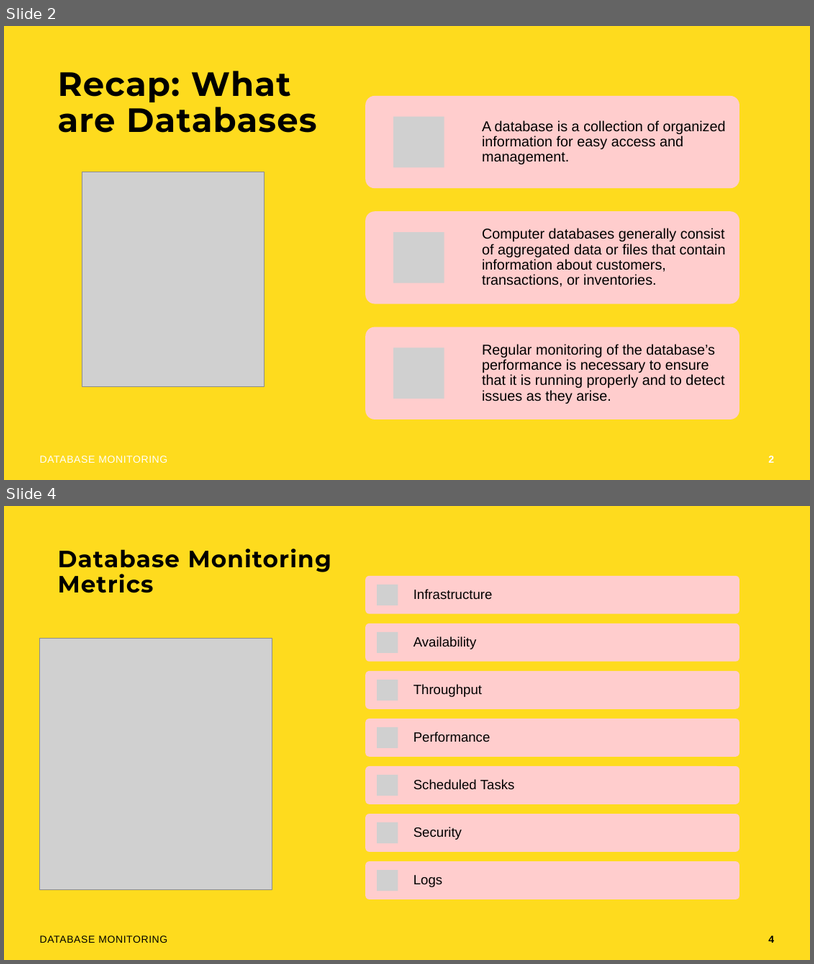
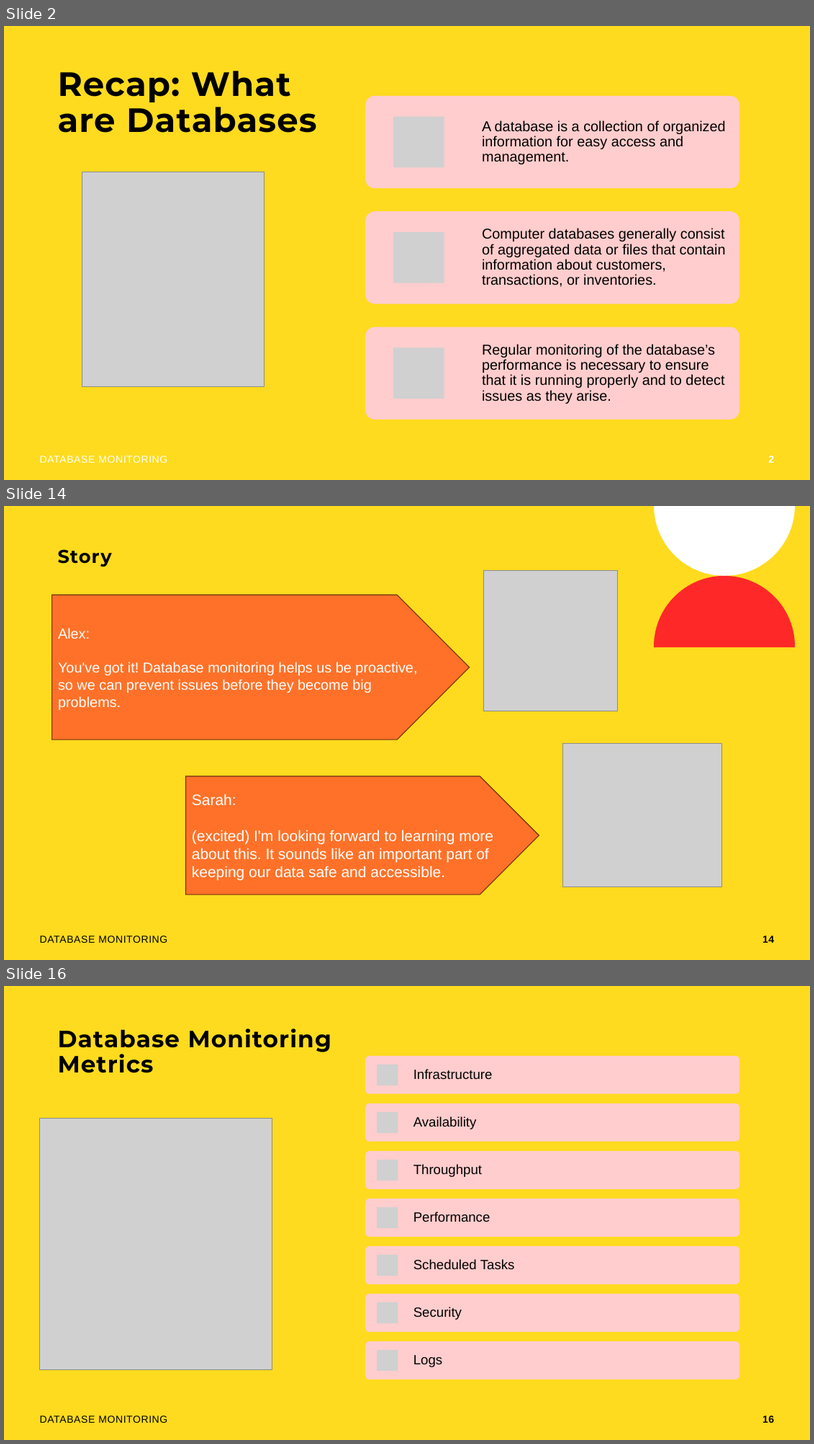
Before and after one commit to rolling-scopes-school/devops, a slide deck: modules/11. Monitoring/Database Monitoring.pptx. Shown one above the other, each under a label of ours: slides 2 and 4 before the commit, slides 2, 14 and 16 after it; the slides between them are not shown. The pictures are 814x964 and 814x1444 pixels, drawn with LibreOffice and Linux fonts; fonts in the diff are those of the drawing; grey boxes stand for pictures; background and template pictures are left out. Boxes give left, top, right and bottom in pixels: in the first picture for what was removed or moved away, otherwise in the second. Text is boxed around its words. In the diff, an @@ line names an element or a change of style, - is before the commit and + after.

```diff
--- a/modules/11. Monitoring/Database Monitoring.pptx
+++ b/modules/11. Monitoring/Database Monitoring.pptx
@@ slide 14 added at (4,506,810,960), background #FEDB1E @@
@@ freeform shape added at (654,506,795,576), fill #FFFFFF @@
@@ title added at (58,549,112,566), 22 pt, text #000000, bold @@
+Story
@@ picture added at (484,571,618,711) @@
@@ freeform shape added at (654,576,795,647), fill #FF2828 @@
@@ pentagon arrow added at (52,595,469,739), fill #FF7128, outline #703212 1 pt, 17 pt, text #FFFFFF @@
+Alex:
+You've got it! Database monitoring helps us be proactive, so we can prevent issues before they become big problems.
@@ picture added at (563,743,722,886) @@
@@ pentagon arrow added at (186,776,540,894), fill #FF7128, outline #703212 1 pt, 18 pt, text #FFFFFF @@
+Sarah:
+(excited) I'm looking forward to learning more about this. It sounds like an important part of keeping our data safe and accessible.
@@ text added at (40,935,167,942), 12 pt, text #000000 @@
+DATABASE MONITORING
@@ page number added at (763,935,774,942), 12 pt, text #000000, bold @@
+14
@@ what was slide 4 is now slide 16 @@
@@ page number at (763,1415,774,1422): text changed @@
-4
+16
```
Also in this commit, not shown: 18 slides changed, 11 other slides added.
